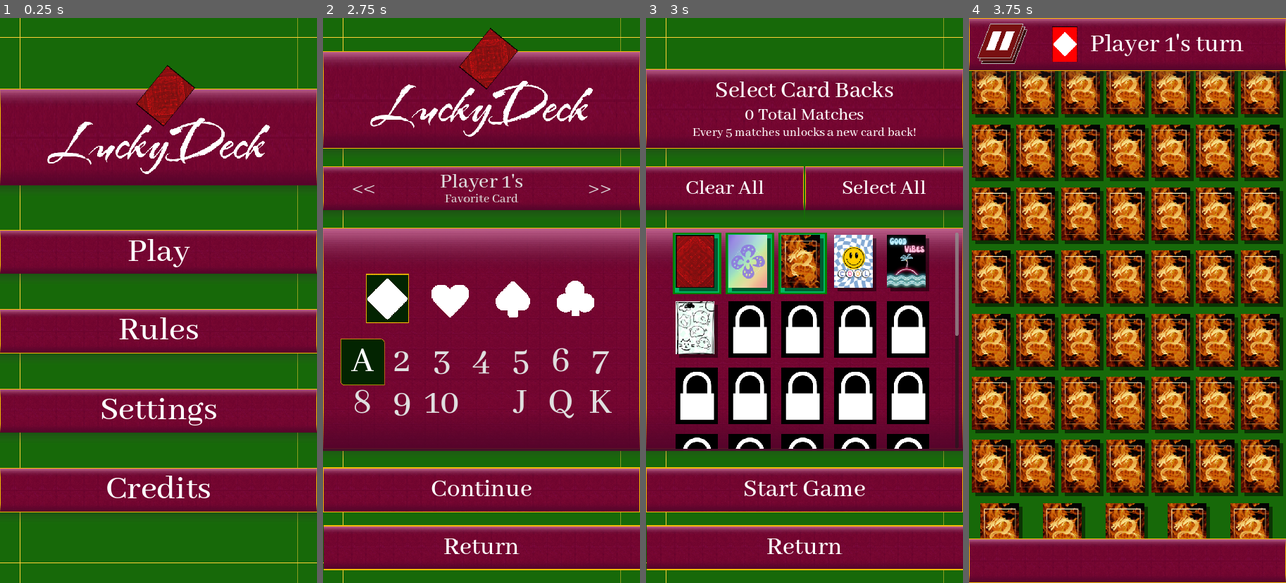
Above: before the commit, frames 1-4 (left to right).
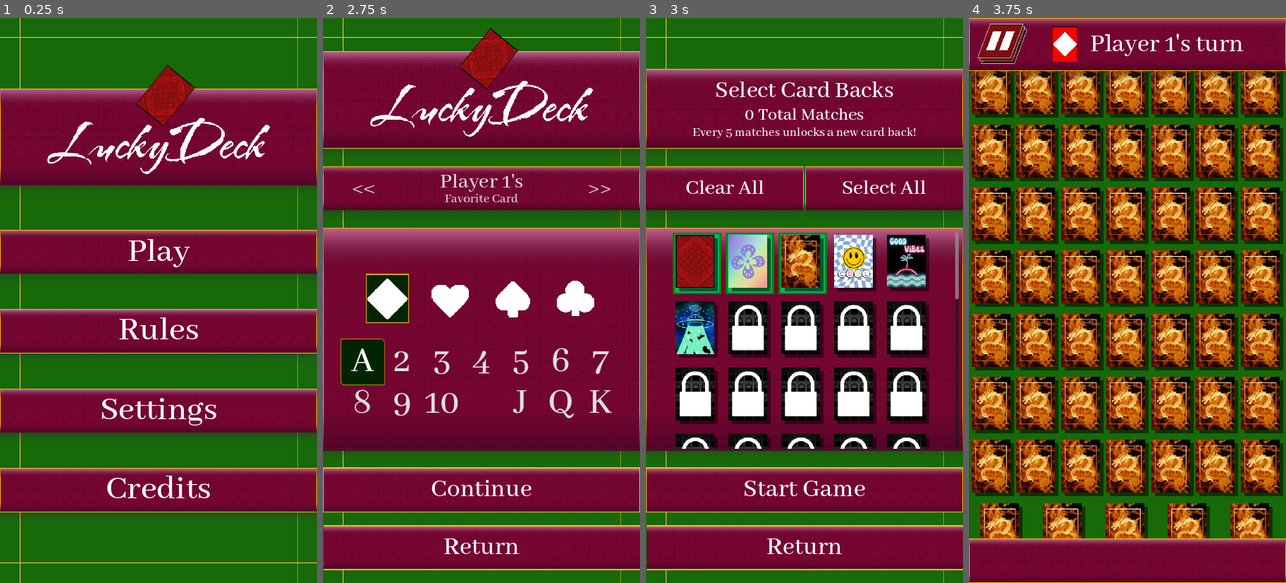
Above: after the commit, the same moments.

Repository: Yavuz7/LuckyDeck
Game: Godot game, scene res://Scripts/main_menu.tscn
The game is run twice, just before and just after one commit, with the same random seed, the same clock (stepped at 60 frames per second) and the same inputs.
Inputs:
- Up to frame 1 (0.25 s): no input
- Up to frame 2 (2.75 s): click "Play" at 0.5 s; click "Play" at 1.25 s; click "Continue" at 2 s
- Up to frame 3 (3 s): click "Start Game" at 2.75 s
- Up to frame 4 (3.75 s): click "Start Game" at 3.5 s

Frames 1-2 are identical in both runs. In frame 3, 7.1% of the frame differs, in the area x 9-99%, y 47-77%; in frame 4, nothing differs.

Commit message:
Added more cardbacks, final commit till updates

Diff:
--- a/Menus/player_card_back_selection.gd
+++ b/Menus/player_card_back_selection.gd
@@ -5,8 +5,8 @@
 @onready var cardBacksContainer = $mainLayout/SelectionBox/cardSelection/MarginContainer/ScrollContainer/CardBacks
 @onready var cardSelectTemplate = load("res://Menus/card_back_button_template.tscn")
 @onready var matchesTotalDisplay = $mainLayout/SelectionBox/TitleHeading/textBoxes/VBoxContainer/TotalMatchesText
-var cardLocked = preload("res://assets/Images/lockedCard.png")
-var numberOfCardsExpected = 33
+var cardLocked = preload("res://assets/Images/cardBacks/cb050.png")
+var numberOfCardsExpected = 52
 var matchesTotal = SaveManager.loadedData["matchTotal"]
 var matchesLeft = 30 + matchesTotal
 var arrayOfLoadedBacks = SaveManager.loadedData["cardBacks"]
Binary file changed: assets/Images/cardBacks/cb000.png
Not shown, changed: assets/Images/cardBacks/cb000.png.import
Not shown, changed: assets/Images/cardBacks/cb001.png.import
Not shown, changed: assets/Images/cardBacks/cb002.png.import
Not shown, changed: assets/Images/cardBacks/cb003.png.import
Not shown, changed: assets/Images/cardBacks/cb004.png.import
Binary file changed: assets/Images/cardBacks/cb005.png
Not shown, changed: assets/Images/cardBacks/cb005.png.import
Binary file changed: assets/Images/cardBacks/cb006.png
Not shown, changed: assets/Images/cardBacks/cb006.png.import
Not shown, changed: assets/Images/cardBacks/cb007.png.import
Not shown, changed: assets/Images/cardBacks/cb008.png.import
(and 64 more such lines)
